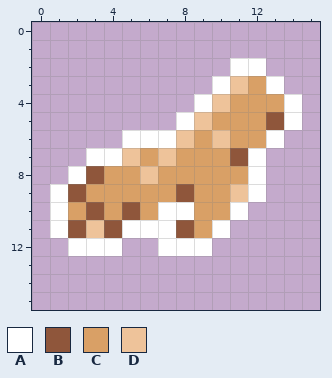
Edited in one commit: pixel-art file (Resources/Sprites/Items/corpse_parts/holy_right_arm.aseprite). That is the earlier state.
16x16 pixels, 1 frame.
Palette (. is transparent): A #ffffff  B #8f563b  C #d9a066  D #eec39a
Pixels before, first column x 1:
 2 ..........AA..
 3 .........ADCA.
 4 ........ADCCCA
 5 .......ADCCCBA
 6 ....AAADCDCCA.
 7 ..AADCDCCCBA..
 8 .ABCCDCCCCCA..
 9 ABCCCCCBCCDA..
10 ACBCBCAACCA...
11 ABDBAAABCA....
12 .AAA..AAA.....
The result:
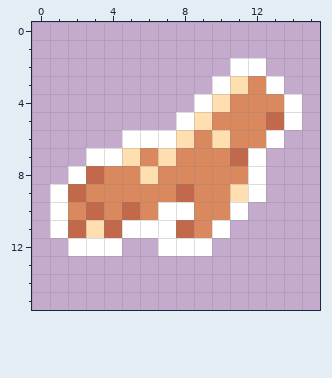
From old to new:
colour B: #8f563b -> #c2694c
colour C: #d9a066 -> #da895f
colour D: #eec39a -> #ffdfb0
Changed places in both pictures, as pixel boxes (x1, y1, x2, y2):
changed: (68, 76, 284, 238)
